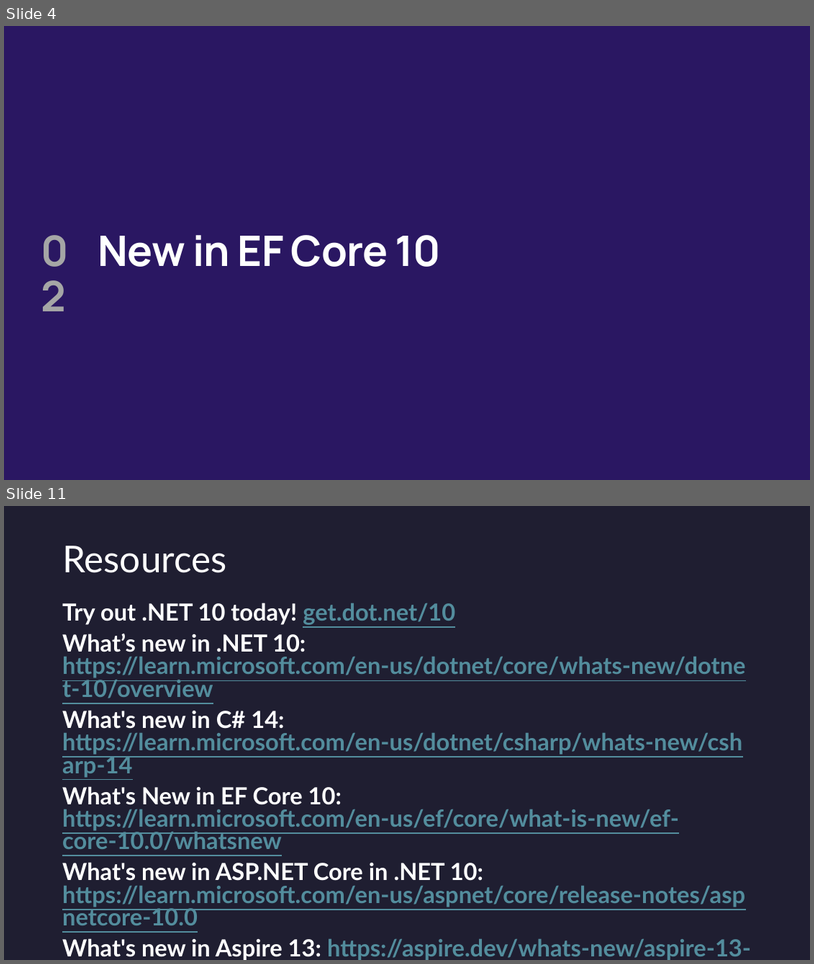
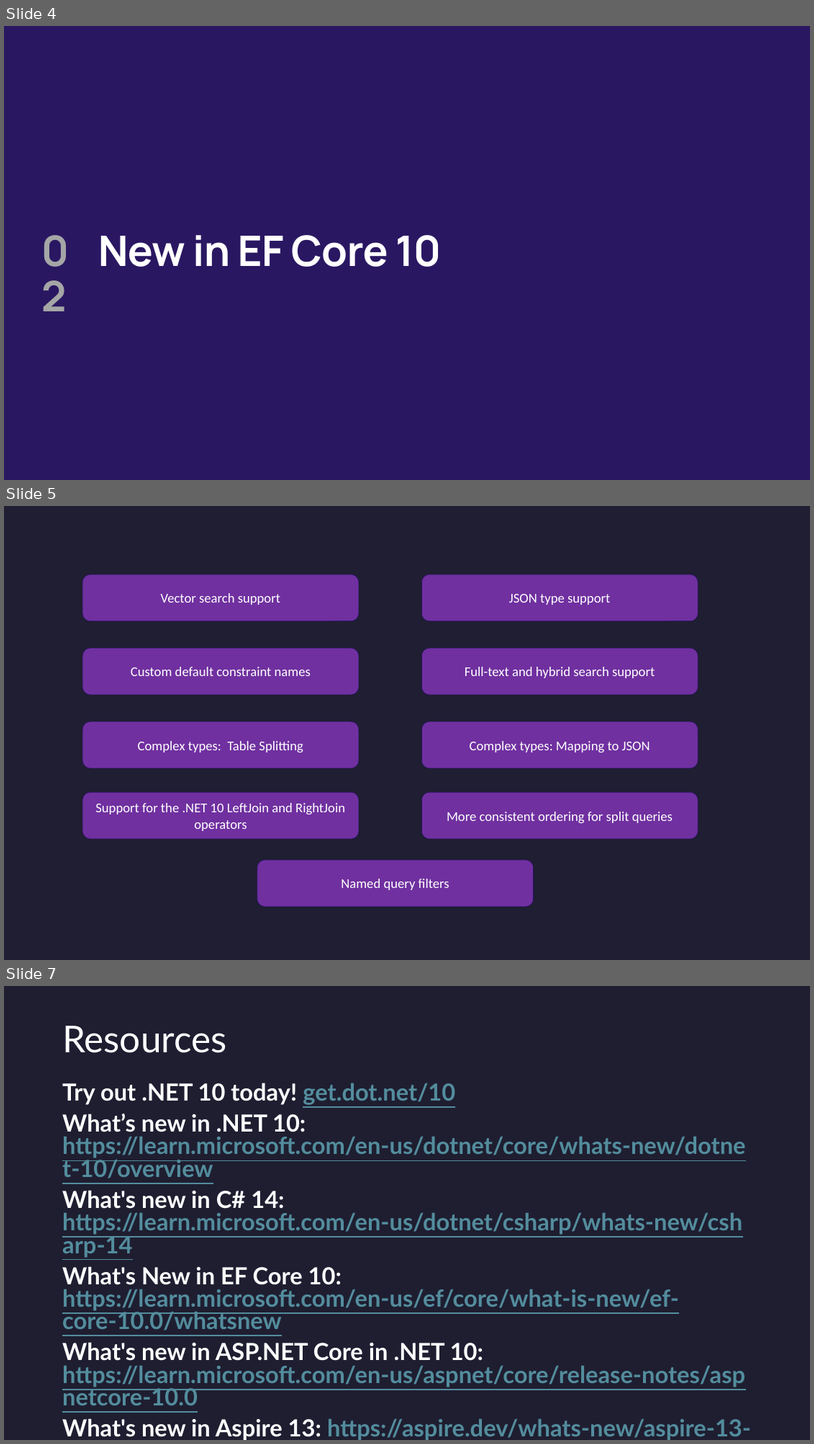
Before and after one commit to sparraguerra/dotnetconf2025, a slide deck: docs/Whats New in .NET 10 and C# 14.pptx. Shown one above the other, each under a label of ours: slides 4 and 11 before the commit, slides 4, 5 and 7 after it; the slides between them are not shown. The pictures are 814x964 and 814x1444 pixels, drawn with LibreOffice and Linux fonts; fonts in the diff are those of the drawing; background and template pictures are left out. Boxes give left, top, right and bottom in pixels: in the first picture for what was removed or moved away, otherwise in the second. Text is boxed around its words. In the diff, an @@ line names an element or a change of style, - is before the commit and + after.

```diff
--- a/docs/Whats New in .NET 10 and C# 14.pptx
+++ b/docs/Whats New in .NET 10 and C# 14.pptx
@@ slide 5 added at bbox=[4, 506, 810, 960], background #1F1E32 @@
@@ rounded rectangle added at bbox=[82, 574, 359, 621], fill #7030A0, outline #261260 1 pt, 32 pt, text #FEFFFE @@
+Vector search support
@@ rounded rectangle added at bbox=[422, 574, 698, 621], fill #7030A0, outline #261260 1 pt, 32 pt, text #FEFFFE @@
+JSON type support
@@ rounded rectangle added at bbox=[82, 648, 359, 695], fill #7030A0, outline #261260 1 pt, 32 pt, text #FEFFFE @@
+Custom default constraint names
@@ rounded rectangle added at bbox=[422, 648, 698, 695], fill #7030A0, outline #261260 1 pt, 32 pt, text #FEFFFE @@
+Full-text and hybrid search support
@@ rounded rectangle added at bbox=[82, 721, 359, 768], fill #7030A0, outline #261260 1 pt, 32 pt, text #FEFFFE @@
+Complex types: Table Splitting
@@ rounded rectangle added at bbox=[422, 721, 698, 768], fill #7030A0, outline #261260 1 pt, 32 pt, text #FEFFFE @@
+Complex types: Mapping to JSON
@@ rounded rectangle added at bbox=[82, 792, 359, 839], fill #7030A0, outline #261260 1 pt, 32 pt, text #FEFFFE @@
+Support for the .NET 10 LeftJoin and RightJoin operators
@@ rounded rectangle added at bbox=[422, 792, 698, 839], fill #7030A0, outline #261260 1 pt, 32 pt, text #FEFFFE @@
+More consistent ordering for split queries
@@ rounded rectangle added at bbox=[257, 860, 534, 906], fill #7030A0, outline #261260 1 pt, 32 pt, text #FEFFFE @@
+Named query filters
@@ what was slide 11 is now slide 7 @@
```
Also in this commit, not shown: 2 slides changed, 5 slides removed.
